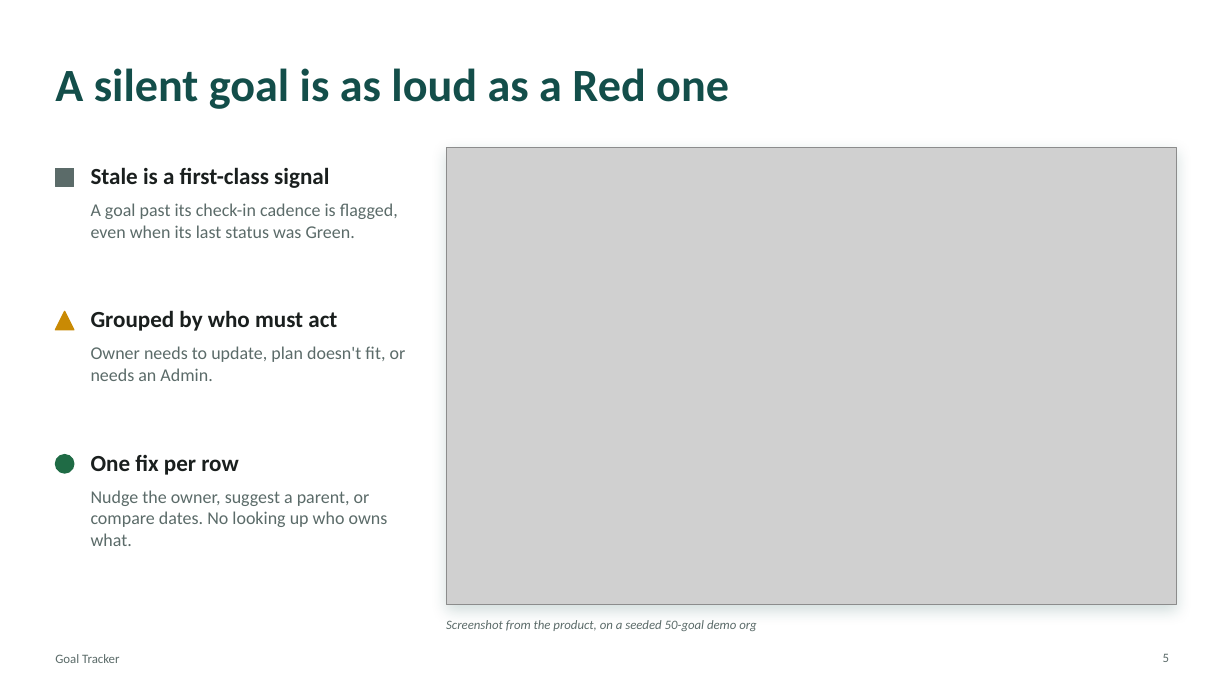
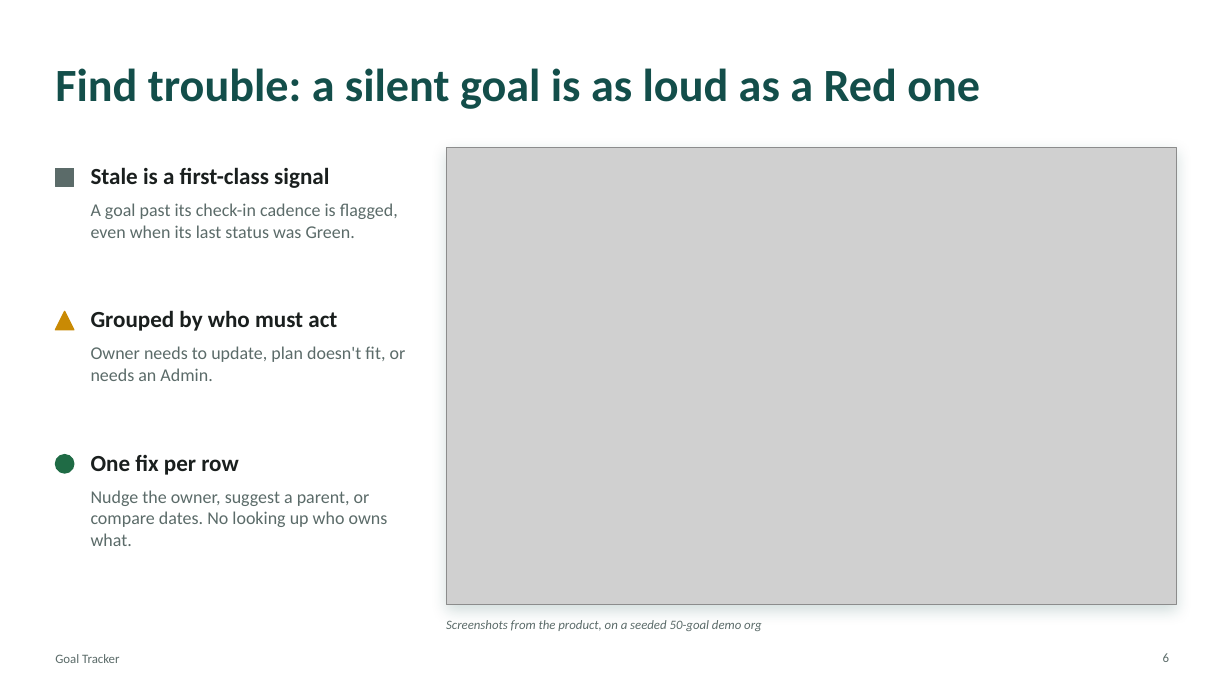
Before and after one commit to zachthieme/goal-tracker, a slide deck: slide 6 of docs/pitch/goal-tracker-pitch.pptx (slide 5 before the commit). Drawn at 1232x693 pixels with LibreOffice and Linux fonts; fonts in the diff are those of the drawing; grey boxes stand for pictures. Boxes give left, top, right and bottom in pixels: in the first picture for what was removed or moved away, otherwise in the second. Text is boxed around its words. In the diff, an @@ line names an element or a change of style, - is before the commit and + after.

```diff
--- a/docs/pitch/goal-tracker-pitch.pptx
+++ b/docs/pitch/goal-tracker-pitch.pptx
@@ title at [55,68,980,109]: text changed @@
-A silent goal is as loud as a Red one
+Find trouble: a silent goal is as loud as a Red one
@@ text at [446,620,762,631]: text changed @@
-Screenshot from the product, on a seeded 50-goal demo org
+Screenshots from the product, on a seeded 50-goal demo org
@@ page number at [1163,653,1169,662]: text changed @@
-5
+6
```
Also in this commit, not shown: 4 other slides changed, 5 slides added, 3 slides removed, 4 other files.
